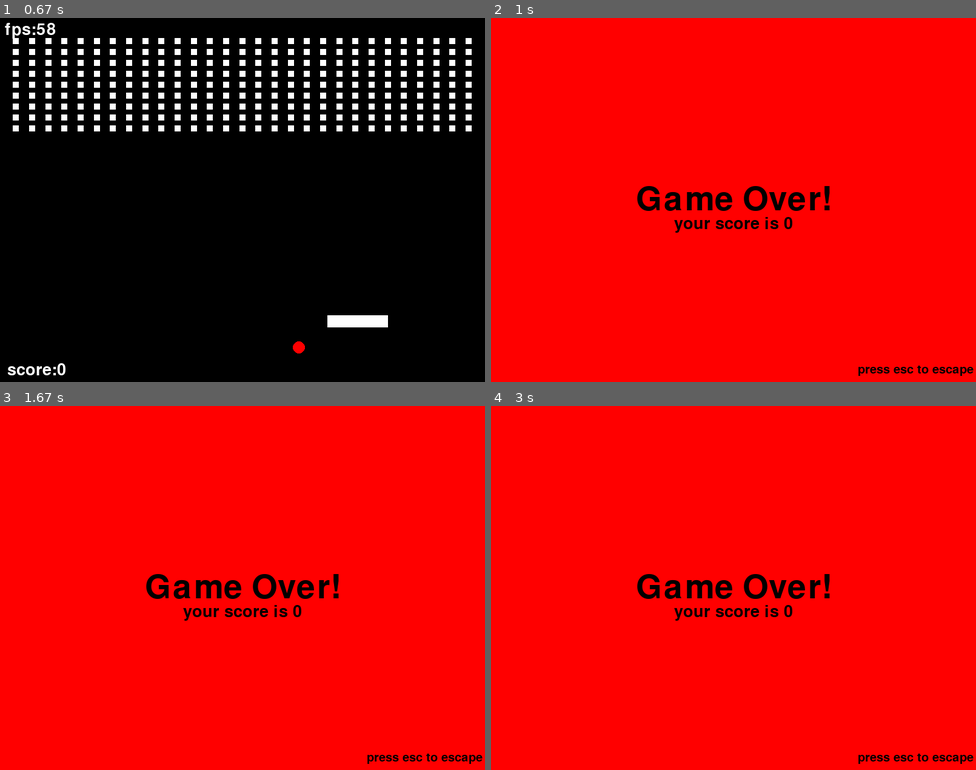
Above: before the commit, frames 1-4 (two rows, left to right).
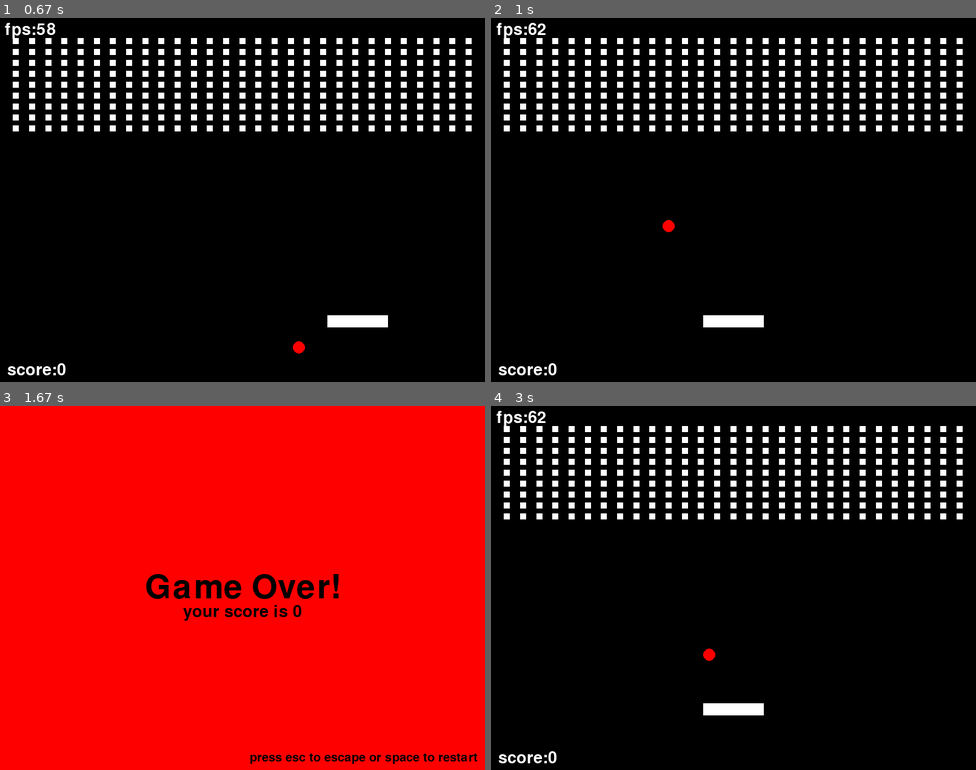
Above: after the commit, the same moments.

Repository: ZhangJC2025/pygame_breakout
Game: pygame game, started from my_pygame.py
Two runs of this game, one before a commit and one after it. Both use one fixed random seed, a clock stepped at 60 frames per second and the inputs below.
Inputs:
- Up to frame 1 (0.67 s): hold D from 0.33 s (still down)
- Up to frame 2 (1 s): release D at 0.8 s; tap Space at 0.83 s
- Up to frame 3 (1.67 s): hold D 1.17-1.63 s
- Up to frame 4 (3 s): tap Space at 2.67 s

Frame 1 is identical in both runs. In frame 2, 99% of the frame differs, in the area x 0-100%, y 0-100%; in frame 3, 0.6%; in frame 4, 99%.

Commit message:
add restart fun

Diff:
--- a/my_pygame.py
+++ b/my_pygame.py
@@ -146,6 +146,8 @@
             DEBUG_MODE = False
         else:
             DEBUG_MODE = True
+    if not GAME_STATUS and keys[pg.K_SPACE]:
+        main()
 
 
 def ui_render(surface, dt):
@@ -174,9 +176,9 @@
     font_render(
         surface,
         30,
-        "press esc to escape",
+        "press esc to escape or space to restart",
         black,
-        (surface.get_width() - 100, surface.get_height() - 20),
+        (surface.get_width() - 200, surface.get_height() - 20),
     )  # esc tips
     font_render(
         surface,
@@ -196,8 +198,16 @@
     pg.display.update()
 
 
+def game_init():
+    global GAME_STATUS
+    GAME_STATUS = True
+    global SCORE
+    SCORE = 0
+
+
 def main():
     pg.init()
+    game_init()
 
     screen = pg.display.set_mode((WIDTH, HEIGTH))
     pg.display.set_caption("Breakout")
